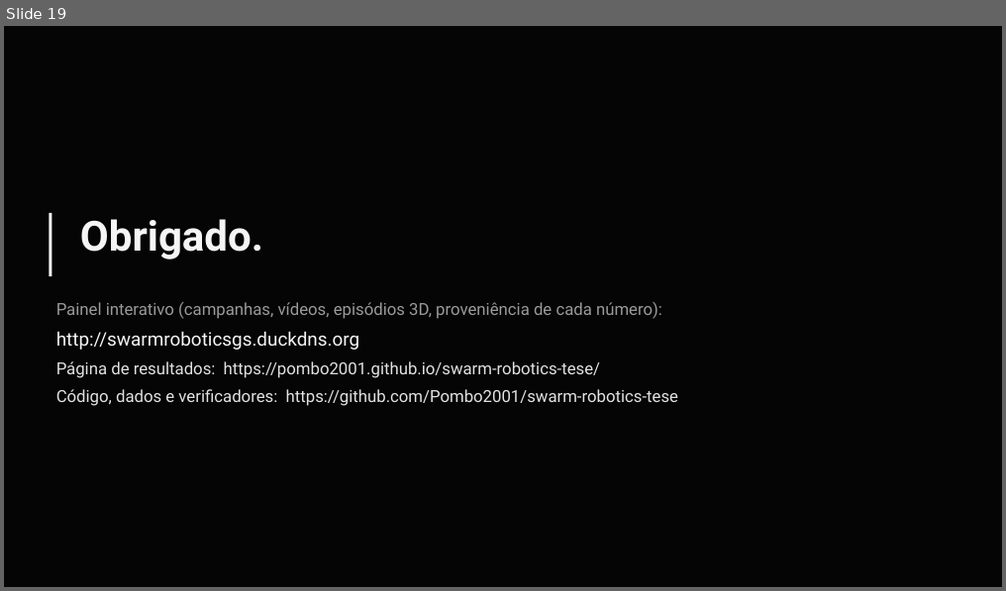
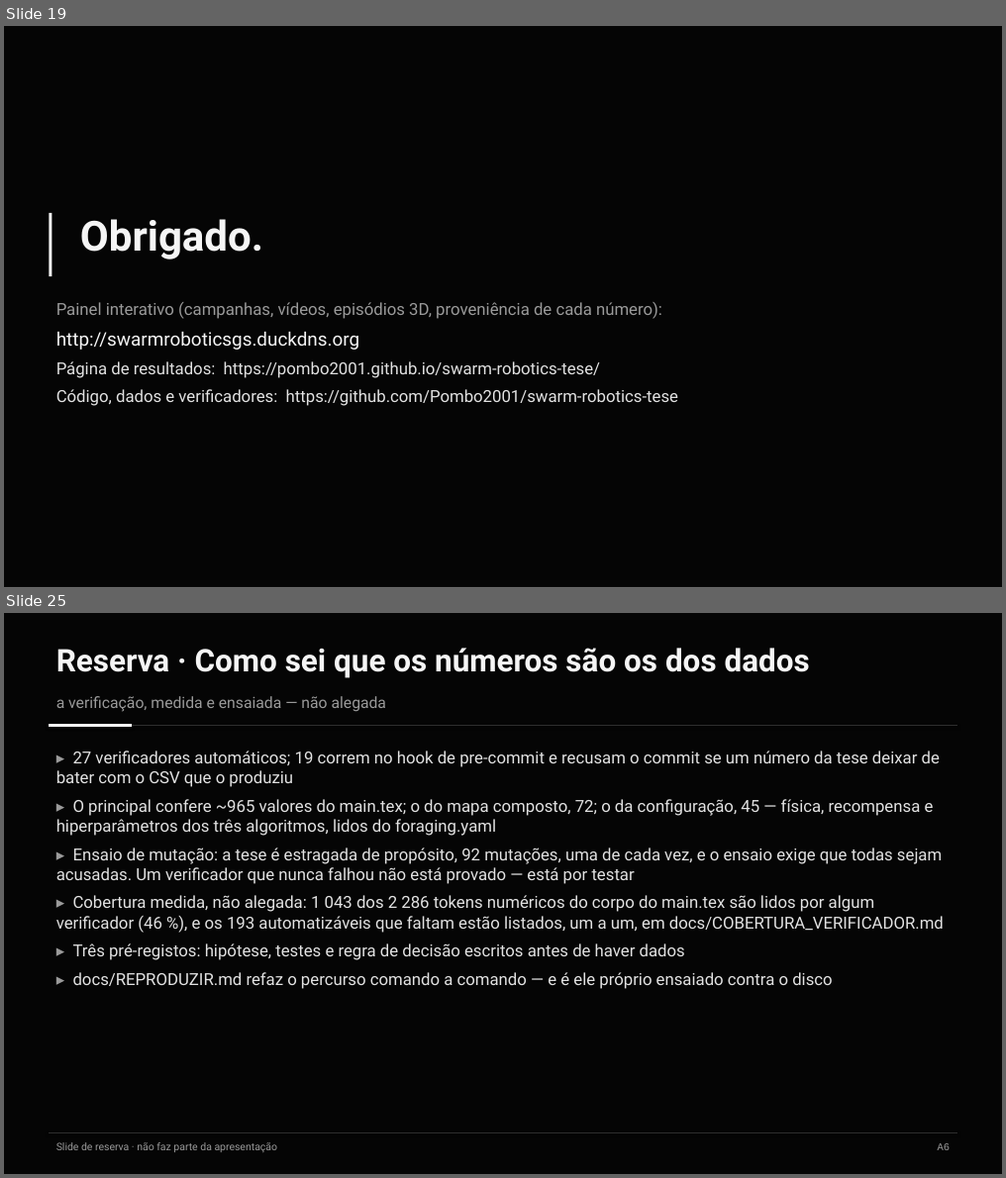
Before and after one commit to Pombo2001/swarm-robotics-tese, a slide deck: Defesa/slides_defesa.pptx. Shown one above the other, each under a label of ours: slide 19 before the commit, slides 19 and 25 after it; the slides between them are not shown. The pictures are 1006x591 and 1006x1178 pixels, drawn with LibreOffice and Linux fonts; fonts in the diff are those of the drawing. Boxes give left, top, right and bottom in pixels: in the first picture for what was removed or moved away, otherwise in the second. Text is boxed around its words. In the diff, an @@ line names an element or a change of style, - is before the commit and + after.

```diff
--- a/Defesa/slides_defesa.pptx
+++ b/Defesa/slides_defesa.pptx
@@ slide 25 added at [4,613,1002,1174], background #FFFFFF @@
@@ rectangle added at [4,613,1002,1174], fill #050505 @@
@@ text added at [56,648,810,678], 30 pt, text #F5F5F5, bold @@
+Reserva · Como sei que os números são os dos dados
@@ text added at [56,696,387,712], 15 pt, text #9A9A9A @@
+a verificação, medida e ensaiada — não alegada
@@ line added from (49, 725) to (957, 725), #2E2E2E 0.75 pt @@
@@ line added from (49, 725) to (132, 725), #F5F5F5 2.5 pt @@
@@ text added at [56,751,944,989], 16 pt, text #E2E2E2 @@
+▸ 27 verificadores automáticos; 19 correm no hook de pre-commit e recusam o commit se um número da tese deixar de bater com o CSV que o produziu
+▸ O principal confere ~965 valores do main.tex; o do mapa composto, 72; o da configuração, 45 — física, recompensa e hiperparâmetros dos três algoritmos, lidos do foraging.yaml
+▸ Ensaio de mutação: a tese é estragada de propósito, 92 mutações, uma de cada vez, e o ensaio exige que todas sejam acusadas. Um verificador que nunca falhou não está provado — está por testar
+▸ Cobertura medida, não alegada: 1 043 dos 2 286 tokens numéricos do corpo do main.tex são lidos por algum verificador (46 %), e os 193 automatizáveis que faltam estão listados, um a um, em docs/COBERTURA_VERIFICADOR.md
+▸ Três pré-registos: hipótese, testes e regra de decisão escritos antes de haver dados
+▸ docs/REPRODUZIR.md refaz o percurso comando a comando — e é ele próprio ensaiado contra o disco
@@ line added from (49, 1134) to (957, 1134), #2E2E2E 0.75 pt @@
@@ text added at [56,1143,278,1153], 10 pt, text #9A9A9A @@
+Slide de reserva · não faz parte da apresentação
@@ text added at [938,1144,950,1151], 10 pt, text #9A9A9A @@
+A6
```
Also in this commit, not shown: 4 slides changed, 5 other slides added, 6 other files.
